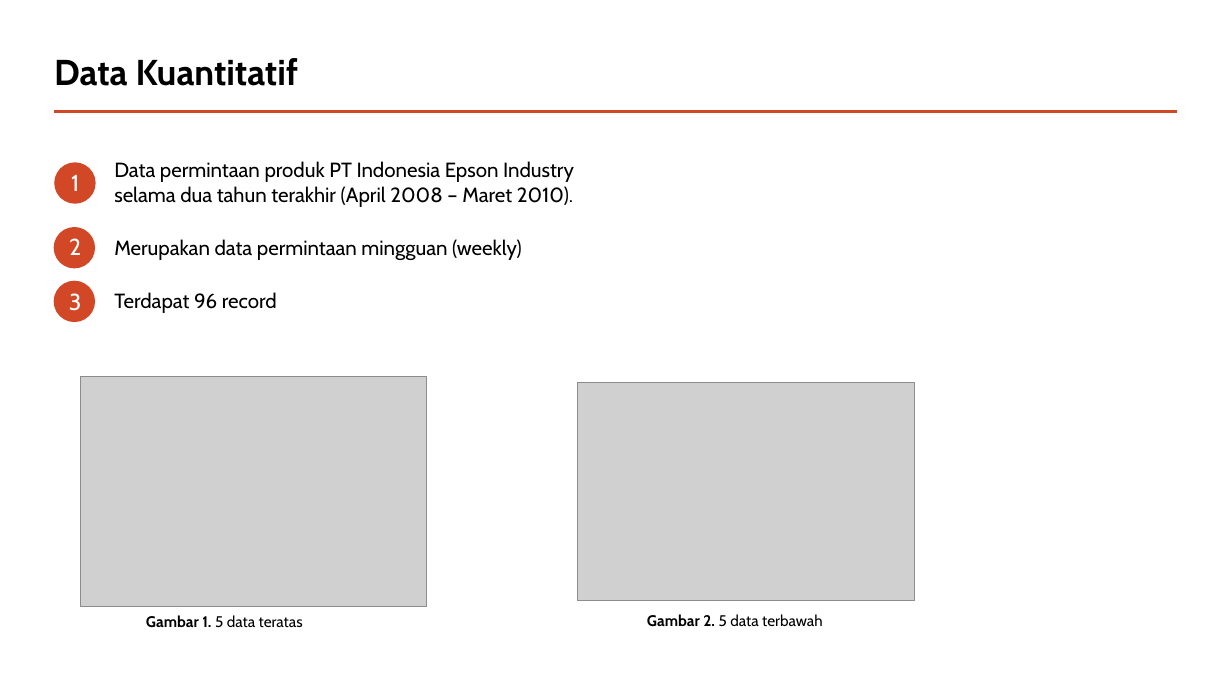
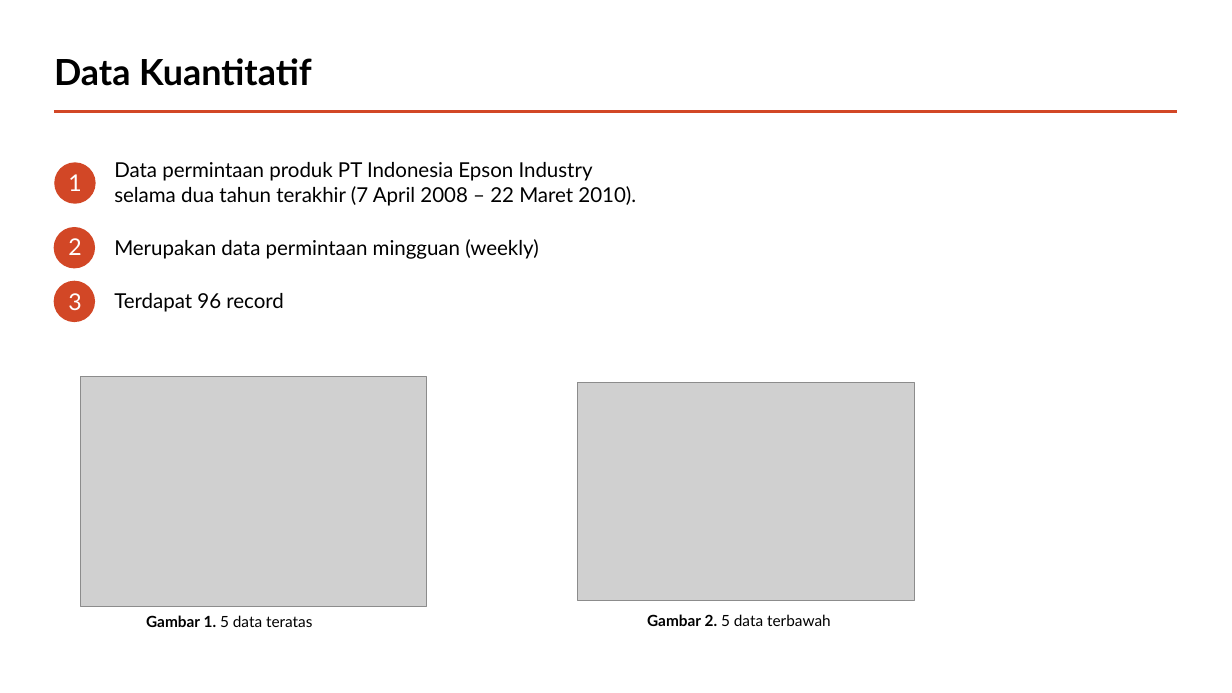
Before and after one commit to andrewmanuelt/arima, a slide deck: slide 5 of Presentasi.pptx. Drawn at 1232x693 pixels with LibreOffice and Linux fonts; fonts in the diff are those of the drawing; grey boxes stand for pictures. Boxes give left, top, right and bottom in pixels: in the first picture for what was removed or moved away, otherwise in the second. Text is boxed around its words. In the diff, an @@ line names an element or a change of style, - is before the commit and + after.

Commit message:
presentation update

```diff
--- a/Presentasi.pptx
+++ b/Presentasi.pptx
@@ text at (114,162,636,206): text changed; font Cabin to Lato @@
-Data permintaan produk PT Indonesia Epson Industry selama dua tahun terakhir (April 2008 – Maret 2010).
+Data permintaan produk PT Indonesia Epson Industry selama dua tahun terakhir (7 April 2008 – 22 Maret 2010).
@@ text at (114,239,538,312): font Cabin to Lato in "Merupakan data permintaan mingguan (weekly)", "Terdapat 96 record" @@
@@ font Cabin to Lato in 5 elements at (54,58,312,86), (68,174,81,191), (68,293,81,310), (146,615,312,627), (647,614,831,626) @@
```
Also in this commit, not shown: 12 other slides changed, 5 slides added, 2 slides removed.
